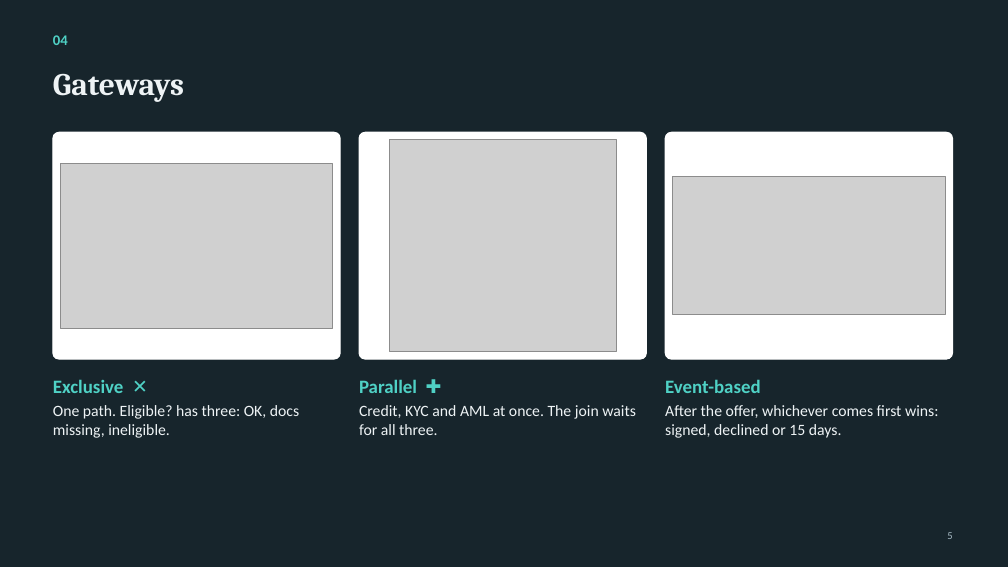
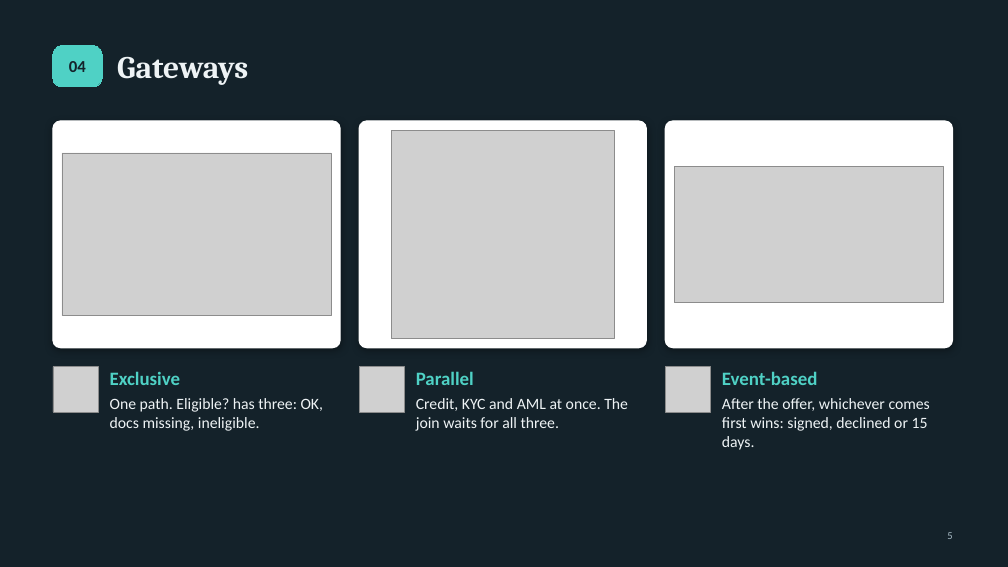
Before and after one commit to NoThisIsVIN/WFA_Assignment, a slide deck: slide 5 of Assignment3_Loan/Loan_Presentation.pptx. Drawn at 1008x567 pixels with LibreOffice and Linux fonts; fonts in the diff are those of the drawing; grey boxes stand for pictures. Boxes give left, top, right and bottom in pixels: in the first picture for what was removed or moved away, otherwise in the second. Text is boxed around its words. In the diff, an @@ line names an element or a change of style, - is before the commit and + after.

```diff
--- a/Assignment3_Loan/Loan_Presentation.pptx
+++ b/Assignment3_Loan/Loan_Presentation.pptx
@@ background #17252C to #14222A @@
@@ rounded rectangle "04": place and size @@
-rounded rectangle "04" at (53,35,68,45)
+rounded rectangle "04" at (53,45,102,87)
@@ rounded rectangle "04" at (53,45,102,87): size 14 to 16 pt, text colour #4FD1C5 to #14222A; alignment left to centre; fill none to #4FD1C5; outline none to #4FD1C5 0.75 pt @@
@@ title "Gateways": place and size @@
-title "Gateways" at (53,74,184,102)
+title "Gateways" at (117,56,248,85)
@@ picture: place and size @@
-picture at (389,140,616,352)
+picture at (391,130,614,339)
@@ 3 rounded rectangles, 1 picture: place and size @@
-3 rounded rectangles, 1 picture at (53,132,953,359)
+3 rounded rectangles, 1 picture at (53,121,953,348)
@@ shadow on; proportions changed in 3 elements at (53,121,340,348), (359,121,647,348), (665,121,953,348) @@
@@ picture: place and size @@
-picture at (60,163,333,328)
+picture at (62,153,331,315)
@@ picture added at (53,367,98,412) @@
@@ text at (110,371,181,385): text changed @@
-Exclusive ✕
+Exclusive
@@ text "Exclusive": place and size @@
-text "Exclusive" at (53,379,299,438)
+text "Exclusive" at (110,371,323,431)
@@ picture added at (359,367,405,412) @@
@@ text at (416,371,474,385): text changed @@
-Parallel ✚
+Parallel
@@ text "Parallel": place and size @@
-text "Parallel" at (359,379,636,435)
+text "Parallel" at (416,371,628,431)
@@ picture added at (665,367,711,412) @@
@@ text "Event-based" rewrapped from (665,379,938,438) to (722,371,930,450) @@
```
Also in this commit, not shown: 8 other slides changed, 2 slides added.
